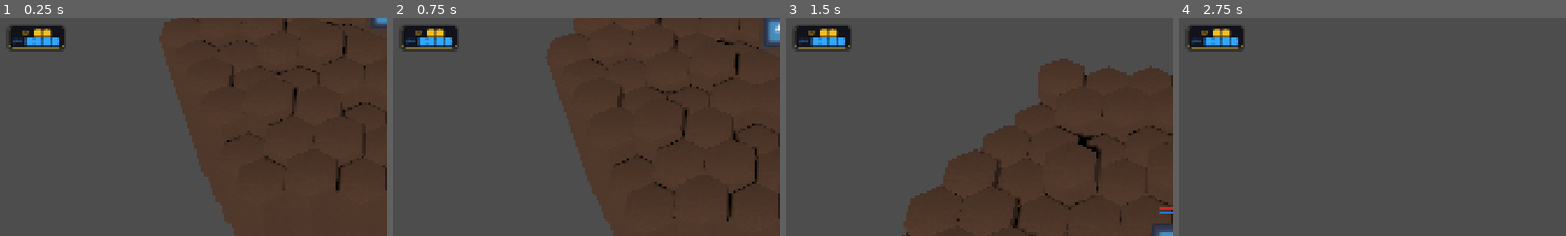
Above: before the commit, frames 1-4 (left to right).
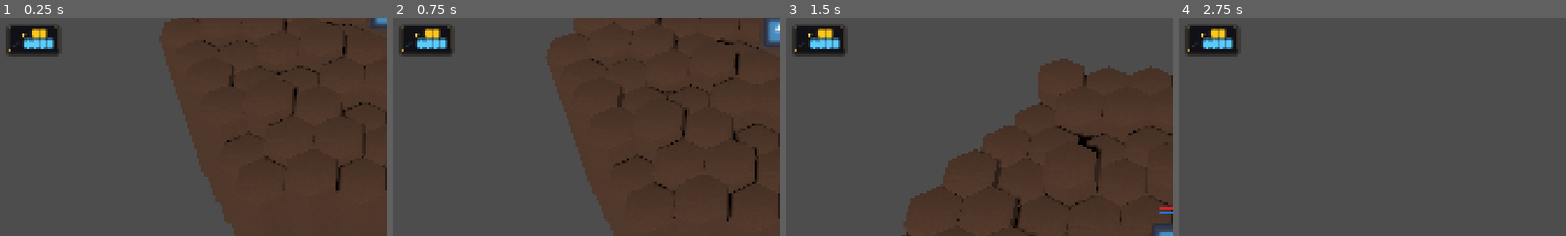
Above: after the commit, the same moments.

Repository: Kobraxos/Mythologia
Game: Godot game, scene res://levels/test_room/test_level.tscn
Same seed, same stepped clock (60 frames per second), same inputs: the game is played once before the commit and once after it. The project has no main scene, so this scene is started directly. The engine's default icon, where the game draws it, is replaced by a stand-in: a white triangle on a blue panel in a dark square.
Inputs (mouse positions are % of the whole screen's width and height, from its top left):
- Up to frame 1 (0.25 s): no input
- Up to frame 2 (0.75 s): tap Enter at 0.5 s; move the mouse to (72, 45) at 0.52 s; hold Up (ui_up) from 0.53 s (still down); tap S (camera_backward) at 0.6 s
- Up to frame 3 (1.5 s): move the mouse to (30, 55) at 1.27 s; release Up (ui_up) at 1.28 s; tap W (camera_forward) at 1.35 s
- Up to frame 4 (2.75 s): move the mouse to (60, 28) at 2.02 s; hold Up (ui_up) from 2.03 s (still down); tap A (camera_left) at 2.1 s
The pictures show only the part of the screen within x 0-50%, y 43-93%; the shares and areas given below are measured in that part.

The runs differ from the first frame. In frame 1, 1.4% of the frame differs, in the area x 1-18%, y 3-18%; in frame 2, 1.4%; in frame 3, 1.4%; in frame 4, 1.4%.

Commit message:
feat: implement dynamic resource tracking panel with animated pip bars for combat HUD

Diff:
--- a/ui/combat_hud/resource_panel.gd
+++ b/ui/combat_hud/resource_panel.gd
@@ -58,22 +58,31 @@
 	_tracked_economy = null
 
 func _apply_background_style() -> void:
-	# AAA : Fond foncé semi-transparent avec bordure subtile
+	# Mythologia : Tablette de pierre ancienne aux reflets de bronze
+	# Inspiré de la palette existante : Or Divin / Lumière Solaire du joueur
 	var style := StyleBoxFlat.new()
-	style.bg_color = Color(0.06, 0.06, 0.10, 0.88)
-	style.corner_radius_top_left = 10
-	style.corner_radius_top_right = 10
-	style.corner_radius_bottom_left = 10
-	style.corner_radius_bottom_right = 10
+
+	# Fond : pierre sombre comme les murs de l'Olympe dans l'ombre
+	style.bg_color = Color(0.07, 0.06, 0.09, 0.92)
+
+	# Forme : coins légèrement arrondis comme une tablette taillée à la main
+	style.corner_radius_top_left = 6
+	style.corner_radius_top_right = 6
+	style.corner_radius_bottom_left = 6
+	style.corner_radius_bottom_right = 6
+
+	# Bordure : bronze antique gravé (épaisseur supérieure = gravure en relief)
 	style.border_width_left = 1
-	style.border_width_top = 1
+	style.border_width_top = 2
 	style.border_width_right = 1
 	style.border_width_bottom = 1
-	style.border_color = Color(0.95, 0.82, 0.30, 0.18)
-	# Légère ombre portée pour le détacher du fond de jeu
-	style.shadow_color = Color(0.0, 0.0, 0.0, 0.5)
-	style.shadow_size = 8
-	style.shadow_offset = Vector2(0, 3)
+	style.border_color = Color(0.85, 0.70, 0.25, 0.55) # Or Divin atténué
+
+	# Ombre portée : ombre divine, comme si la tablette flottait
+	style.shadow_color = Color(0.0, 0.0, 0.0, 0.65)
+	style.shadow_size = 10
+	style.shadow_offset = Vector2(0, 4)
+
 	add_theme_stylebox_override("panel", style)
 
 # SIGNAL HANDLERS
--- a/ui/combat_hud/resource_panel.tscn
+++ b/ui/combat_hud/resource_panel.tscn
@@ -27,22 +27,22 @@
 layout_mode = 2
 mouse_filter = 2
 script = ExtResource("2_pip")
-label_text = "PA"
-color_full = Color(0.95, 0.75, 0.15, 1.0)
-color_empty = Color(0.12, 0.12, 0.18, 0.9)
-label_color = Color(0.95, 0.75, 0.15, 1.0)
-pip_size = Vector2(18, 14)
-pip_gap = 3
-pip_corner_radius = 3
+label_text = "⚡"
+color_full = Color(1.0, 0.78, 0.10, 1.0)
+color_empty = Color(0.10, 0.09, 0.13, 0.92)
+label_color = Color(0.95, 0.78, 0.25, 1.0)
+pip_size = Vector2(14, 20)
+pip_gap = 4
+pip_corner_radius = 5
 
 [node name="MPBar" type="HBoxContainer" parent="MarginContainer/VBox"]
 layout_mode = 2
 mouse_filter = 2
 script = ExtResource("2_pip")
-label_text = "PM"
-color_full = Color(0.20, 0.65, 1.0, 1.0)
-color_empty = Color(0.12, 0.12, 0.18, 0.9)
-label_color = Color(0.20, 0.65, 1.0, 1.0)
-pip_size = Vector2(18, 14)
-pip_gap = 3
-pip_corner_radius = 3
+label_text = "☄"
+color_full = Color(0.35, 0.80, 1.0, 1.0)
+color_empty = Color(0.10, 0.09, 0.13, 0.92)
+label_color = Color(0.45, 0.85, 1.0, 1.0)
+pip_size = Vector2(14, 20)
+pip_gap = 4
+pip_corner_radius = 5
--- a/ui/combat_hud/resource_pip_bar.gd
+++ b/ui/combat_hud/resource_pip_bar.gd
@@ -1,32 +1,37 @@
 class_name ResourcePipBar
 extends HBoxContainer
 
-## Widget UI générique affichant une ressource sous forme de "pips" (cases) individuelles.
+## Widget UI générique affichant une ressource sous forme de "pips" mythologiques.
+## Chaque pip représente une unité de faveur divine (PA) ou d'élan céleste (PM).
 ## AAA Pattern : Totalement découplé, piloté uniquement par les méthodes publiques.
 ## Réutilisable pour PA, PM, ou toute autre ressource discrète.
 
 # CONSTANTS
 ## Durée de l'animation pour chaque pip (en secondes).
-const PIP_TWEEN_DURATION: float = 0.12
-## Délai en cascade entre chaque pip (effet de vague).
-const PIP_STAGGER_DELAY: float = 0.04
+const PIP_TWEEN_DURATION: float = 0.15
+## Délai en cascade entre chaque pip (effet de vague divine).
+const PIP_STAGGER_DELAY: float = 0.055
+## Taille de l'aura divine sur un pip plein.
+const DIVINE_GLOW_SIZE: int = 6
+## Décalage vertical de l'aura (effet de lumière venant du dessus).
+const DIVINE_GLOW_OFFSET: Vector2 = Vector2(0, -1)
 
 # EXPORTS
-@export_group("Apparence")
-## Couleur des pips pleins (ressource disponible).
-@export var color_full: Color = Color(0.95, 0.82, 0.30, 1.0) # Or doré — PA
-## Couleur des pips vides (ressource épuisée).
-@export var color_empty: Color = Color(0.15, 0.15, 0.20, 0.85)
-## Couleur de l'icône/label du titre.
-@export var label_color: Color = Color(0.95, 0.82, 0.30, 1.0)
-## Texte du label (ex: "PA" ou "PM").
-@export var label_text: String = "PA"
-## Taille des pips en pixels.
-@export var pip_size: Vector2 = Vector2(20, 20)
+@export_group("Apparence Divine")
+## Couleur des pips pleins — Faveur des Dieux (or olympien pour PA, argent-cyan pour PM).
+@export var color_full: Color = Color(1.0, 0.80, 0.15, 1.0) # Or Divin par défaut
+## Couleur des pips vides — Pierre antique érodée.
+@export var color_empty: Color = Color(0.10, 0.09, 0.13, 0.92)
+## Couleur du label de titre.
+@export var label_color: Color = Color(0.95, 0.78, 0.25, 1.0) # Reflet doré
+## Texte du label (ex: "⚡" pour PA, "☄" pour PM).
+@export var label_text: String = "⚡"
+## Taille des pips — forme étirée verticalement (style bouclier / médaillon antique).
+@export var pip_size: Vector2 = Vector2(14, 20)
 ## Espacement entre les pips.
-@export var pip_gap: int = 3
-## Arrondi des coins des pips (0 = carré).
-@export var pip_corner_radius: int = 3
+@export var pip_gap: int = 4
+## Arrondi des coins — valeur haute = forme ovoide (médaillon), basse = losange.
+@export var pip_corner_radius: int = 5
 
 # PRIVATE VARIABLES
 var _current_value: int = 0
@@ -67,17 +72,17 @@
 
 # PRIVATE FUNCTIONS
 func _build_widget() -> void:
-	# Conteneur principal : icône label + pips côte à côte
+	# Conteneur principal : label divin + pips côte à côte
 	alignment = BoxContainer.ALIGNMENT_CENTER
-	add_theme_constant_override("separation", 6)
+	add_theme_constant_override("separation", 8)
 
-	# Label de titre (ex: "PA")
+	# Label de titre avec style mythologique
 	_label_node = Label.new()
 	_label_node.text = label_text
 	_label_node.add_theme_color_override("font_color", label_color)
-	_label_node.add_theme_font_size_override("font_size", 13)
+	_label_node.add_theme_font_size_override("font_size", 16)
 	_label_node.vertical_alignment = VERTICAL_ALIGNMENT_CENTER
-	_label_node.custom_minimum_size = Vector2(24, 0)
+	_label_node.custom_minimum_size = Vector2(20, 0)
 	add_child(_label_node)
 
 	# Conteneur des pips
@@ -96,8 +101,8 @@
 	for child in _pip_container.get_children():
 		child.queue_free()
 
-	# Création des nouveaux pips
-	for i in range(_max_value):
+	# Création des nouveaux pips (médaillons divins)
+	for i: int in range(_max_value):
 		var pip := Panel.new()
 		pip.custom_minimum_size = pip_size
 		pip.name = "Pip_%d" % i
@@ -108,12 +113,12 @@
 		style.corner_radius_top_right = pip_corner_radius
 		style.corner_radius_bottom_left = pip_corner_radius
 		style.corner_radius_bottom_right = pip_corner_radius
-		# Bordure subtile pour délimiter les pips dans le vide
+		# Bordure en bronze antique pour les pips vides
 		style.border_width_left = 1
 		style.border_width_top = 1
 		style.border_width_right = 1
 		style.border_width_bottom = 1
-		style.border_color = Color(label_color.r, label_color.g, label_color.b, 0.25)
+		style.border_color = Color(label_color.r, label_color.g, label_color.b, 0.30)
 		pip.add_theme_stylebox_override("panel", style)
 
 		_pip_container.add_child(pip)
@@ -145,10 +150,11 @@
 		_tweens[i] = create_tween()
 		_tweens[i].tween_interval(delay)
 
-		# AAA : "Flash" d'allumage/extinction avant la couleur cible
+		# Mythologia : Flash divin — éclair blanc à l'allumage, extinction dégradée au vide
+		# L'effet de flash représente la faveur des dieux qui s'allume ou s'éteint
 		var flash_is_full: bool = is_gaining
 		_tweens[i].tween_callback(_get_pip_setter(pip, flash_is_full))
-		_tweens[i].tween_interval(PIP_TWEEN_DURATION * 0.4)
+		_tweens[i].tween_interval(PIP_TWEEN_DURATION * 0.35)
 		_tweens[i].tween_callback(_get_pip_setter(pip, is_gaining))
 
 ## Closure pour capturer la référence du pip et le booléen dans le callback.
@@ -156,13 +162,21 @@
 	return func(): _set_pip_color(pip, is_full)
 
 func _set_pip_color(pip: Panel, is_full: bool) -> void:
-	var style := pip.get_theme_stylebox("panel") as StyleBoxFlat
-	if style:
-		style.bg_color = color_full if is_full else color_empty
-		# AAA : Glow subtil sur les pips pleins
-		if is_full:
-			style.shadow_color = Color(color_full.r, color_full.g, color_full.b, 0.5)
-			style.shadow_size = 4
-			style.shadow_offset = Vector2(0, 1)
-		else:
-			style.shadow_size = 0
+	var style: StyleBoxFlat = pip.get_theme_stylebox("panel") as StyleBoxFlat
+	if not style:
+		return
+
+	style.bg_color = color_full if is_full else color_empty
+
+	if is_full:
+		# Aura divine : le pip brille comme un éclair d'Olympe ou une étoile de mer
+		style.border_color = Color(color_full.r, color_full.g, color_full.b, 0.70)
+		style.border_width_top = 1
+		style.border_width_bottom = 1
+		style.shadow_color = Color(color_full.r, color_full.g, color_full.b, 0.65)
+		style.shadow_size = DIVINE_GLOW_SIZE
+		style.shadow_offset = DIVINE_GLOW_OFFSET
+	else:
+		# Pierre antique érodée : le pip s'éteint et redevient une gravure morte
+		style.border_color = Color(label_color.r, label_color.g, label_color.b, 0.30)
+		style.shadow_size = 0
